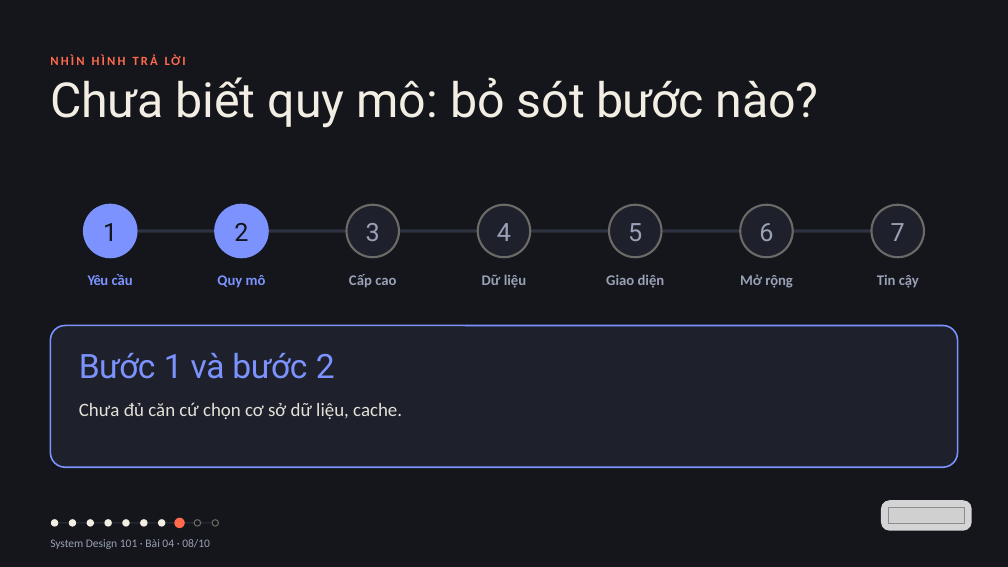
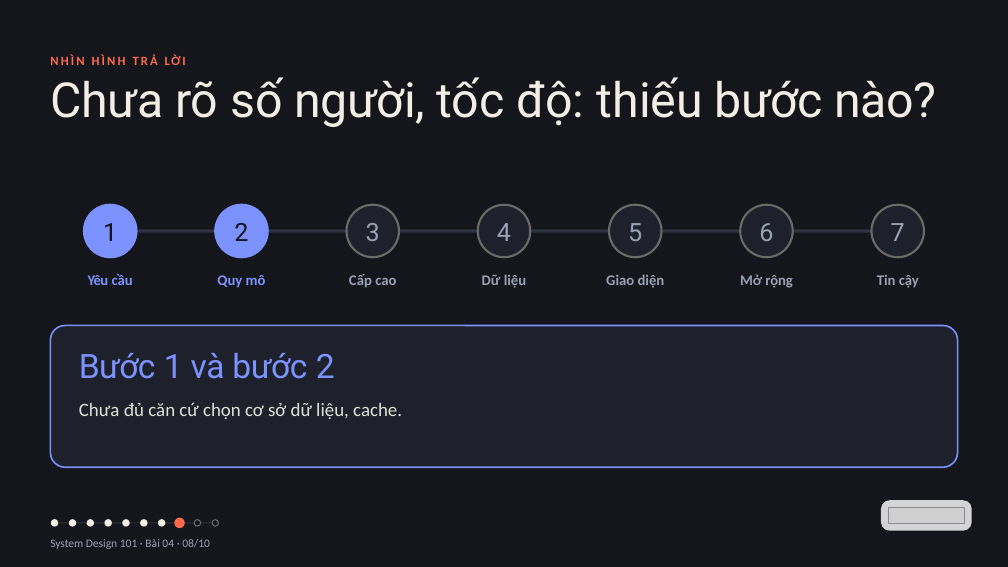
Before and after one commit to vohoailinh90/tool-marketing-studio, a slide deck: slide 8 of system-design-101/vi/lessons/sd-05-004/slides/sd-05-004.pptx. Drawn at 1008x567 pixels with LibreOffice and Linux fonts; fonts in the diff are those of the drawing; grey boxes stand for pictures. Boxes give left, top, right and bottom in pixels: in the first picture for what was removed or moved away, otherwise in the second. Text is boxed around its words. In the diff, an @@ line names an element or a change of style, - is before the commit and + after.

```diff
--- a/system-design-101/vi/lessons/sd-05-004/slides/sd-05-004.pptx
+++ b/system-design-101/vi/lessons/sd-05-004/slides/sd-05-004.pptx
@@ text at (50, 77, 936, 127): text changed @@
-Chưa biết quy mô: bỏ sót bước nào?
+Chưa rõ số người, tốc độ: thiếu bước nào?
```
